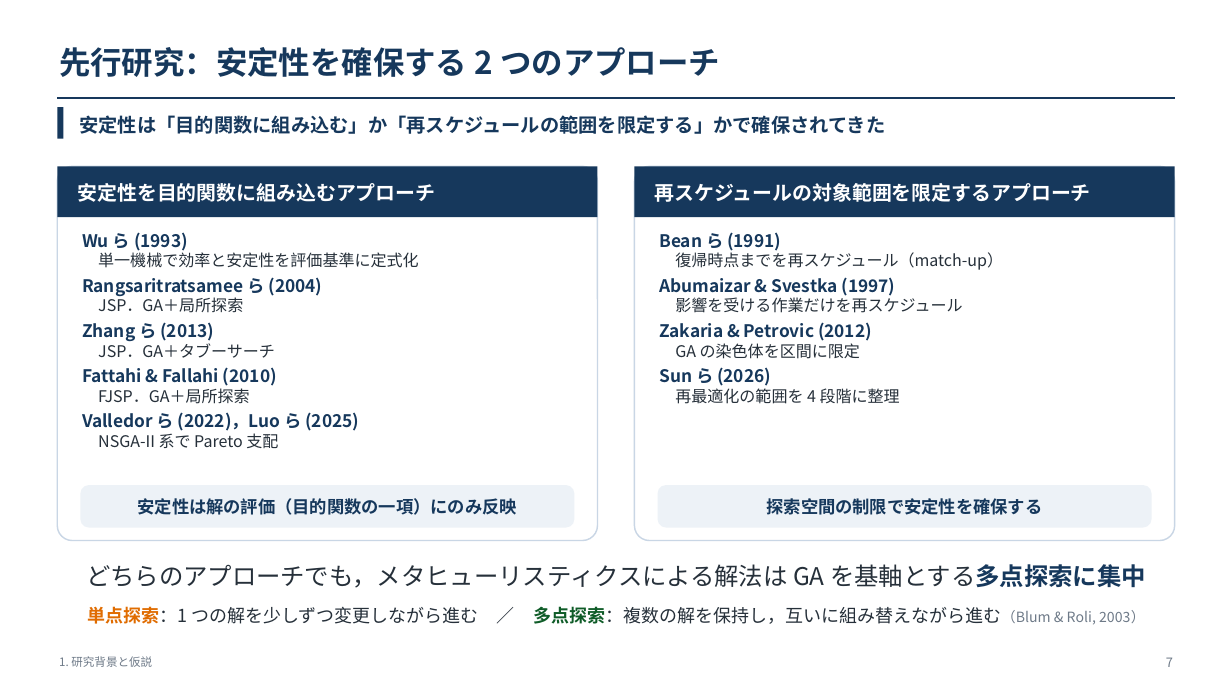
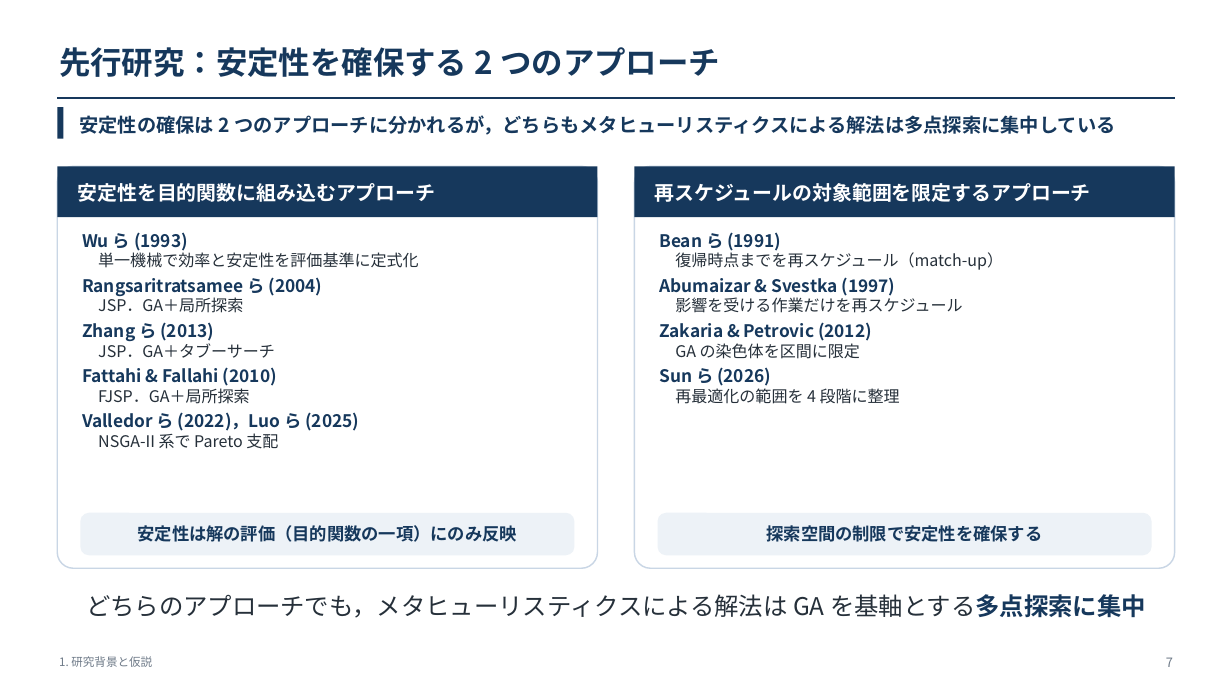
Before and after one commit to kitotakumi/stability_scheduling, a slide deck: slide 7 of doc/presentation_materials/JIMA2026fall_発表.pptx. Drawn at 1232x693 pixels with LibreOffice and Linux fonts; fonts in the diff are those of the drawing. Boxes give left, top, right and bottom in pixels: in the first picture for what was removed or moved away, otherwise in the second. Text is boxed around its words. In the diff, an @@ line names an element or a change of style, - is before the commit and + after.

```diff
--- a/doc/presentation_materials/JIMA2026fall_発表.pptx
+++ b/doc/presentation_materials/JIMA2026fall_発表.pptx
@@ text at [79,115,1115,135]: text changed @@
-安定性は「目的関数に組み込む」か「再スケジュールの範囲を限定する」かで確保されてきた
+安定性の確保は 2 つのアプローチに分かれるが，どちらもメタヒューリスティクスによる解法は多点探索に集中している
@@ rounded rectangle: place and size @@
-rounded rectangle at [57,166,598,541]
+rounded rectangle at [57,166,598,568]
@@ rounded rectangle: place and size @@
-rounded rectangle at [635,166,1176,541]
+rounded rectangle at [635,166,1176,568]
@@ 2 rounded rectangles, 1 text: place and size @@
-2 rounded rectangles, 1 text at [80,485,1153,588]
+2 rounded rectangles, 1 text at [80,513,1153,618]
@@ text removed at [87,606,1145,625] @@
-単点探索：1 つの解を少しずつ変更しながら進む ／ 多点探索：複数の解を保持し，互いに組み替えながら進む（Blum & Roli, 2003）
```
Also in this commit, not shown: 6 other slides changed, 5 other files.
